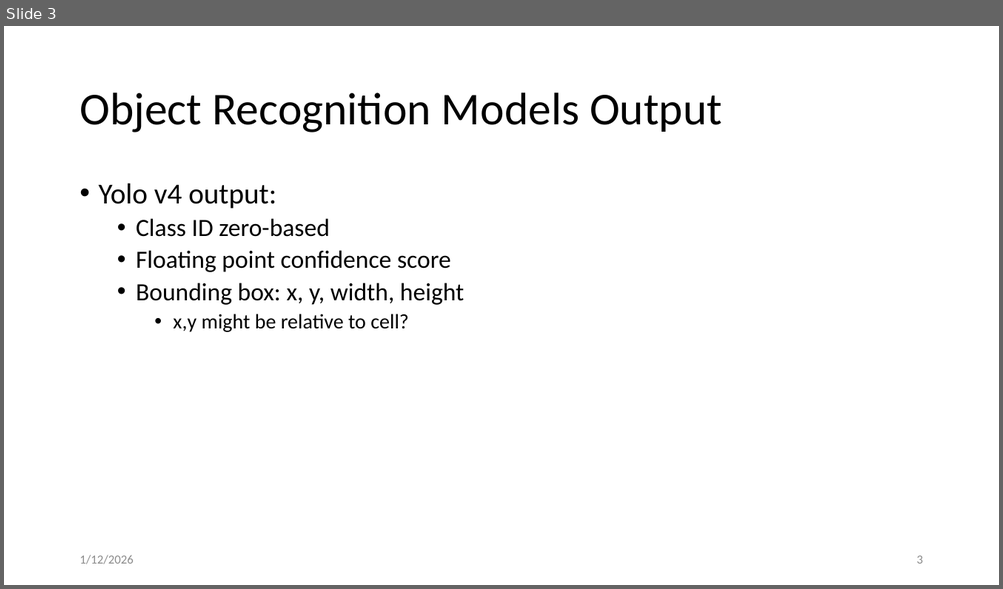
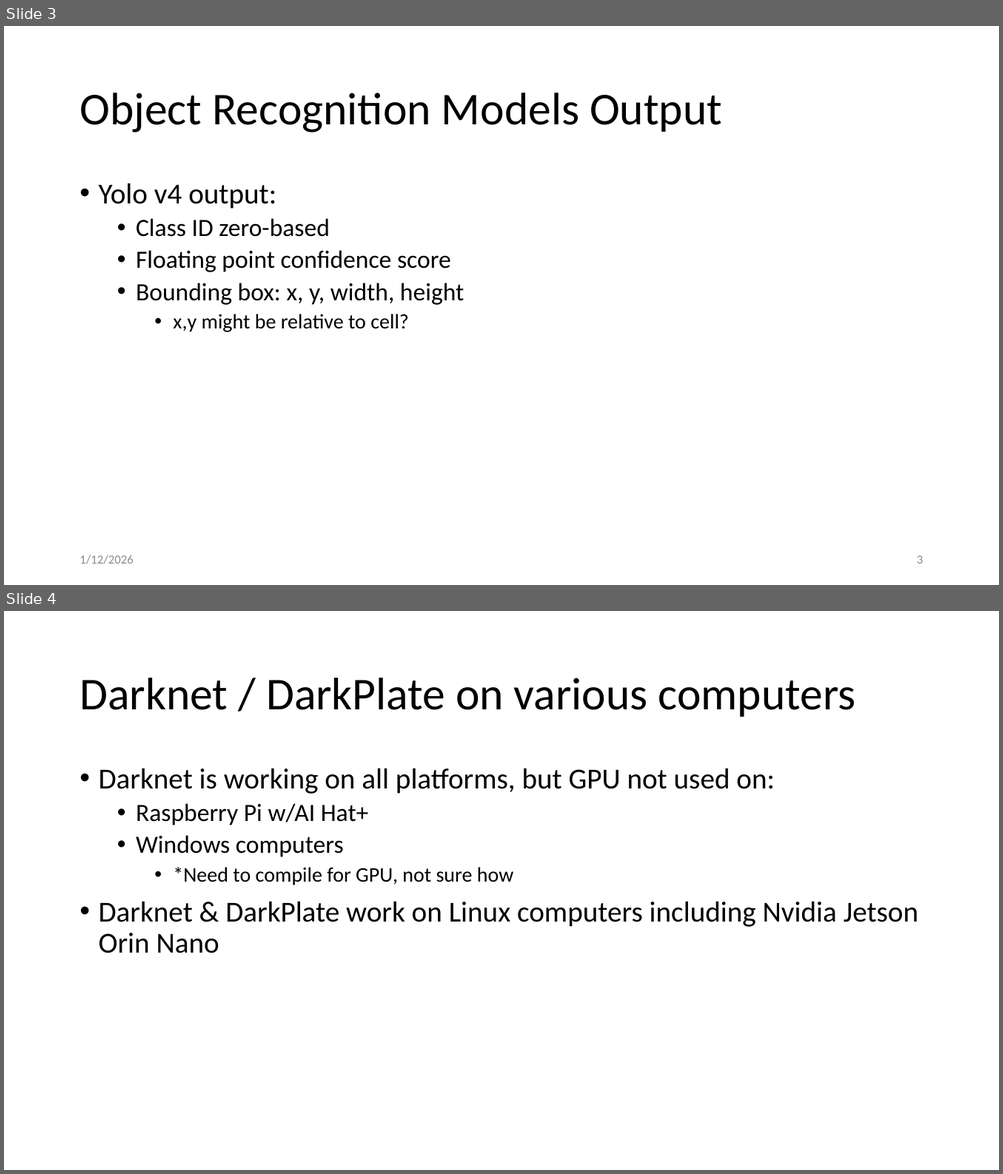
Before and after one commit to gigaprog/p_presentations, a slide deck: AI/ObjectDetection.pptx. Shown one above the other, each under a label of ours: slide 3 before the commit, slides 3 and 4 after it. The pictures are 1003x589 and 1003x1174 pixels, drawn with LibreOffice and Linux fonts; fonts in the diff are those of the drawing. Boxes give left, top, right and bottom in pixels: in the first picture for what was removed or moved away, otherwise in the second. Text is boxed around its words. In the diff, an @@ line names an element or a change of style, - is before the commit and + after.

```diff
--- a/AI/ObjectDetection.pptx
+++ b/AI/ObjectDetection.pptx
@@ slide 4 added at <box>4,611,999,1170</box>, background #FFFFFF @@
@@ title added at <box>79,678,856,717</box>, 44 pt, text #000000 @@
+Darknet / DarkPlate on various computers
@@ text added at <box>99,768,918,954</box>, 28 pt, text #000000 @@
+• Darknet is working on all platforms, but GPU not used on:
+  • Raspberry Pi w/AI Hat+
+  • Windows computers
+    • *Need to compile for GPU, not sure how
+• Darknet & DarkPlate work on Linux computers including Nvidia Jetson Orin Nano
```
Also in this commit, not shown: 1 slide changed.
